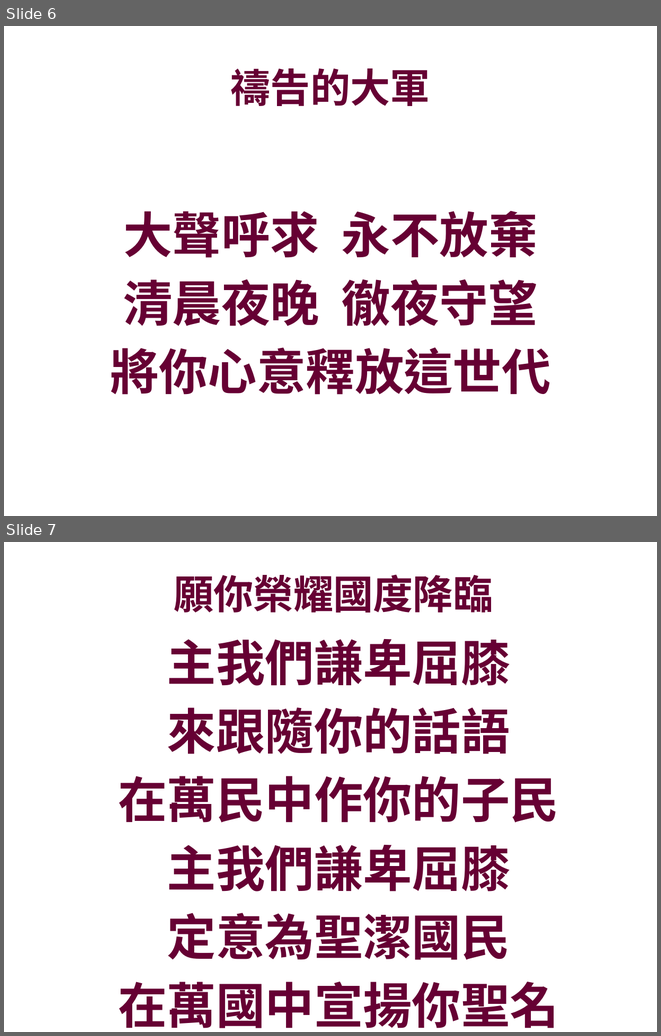
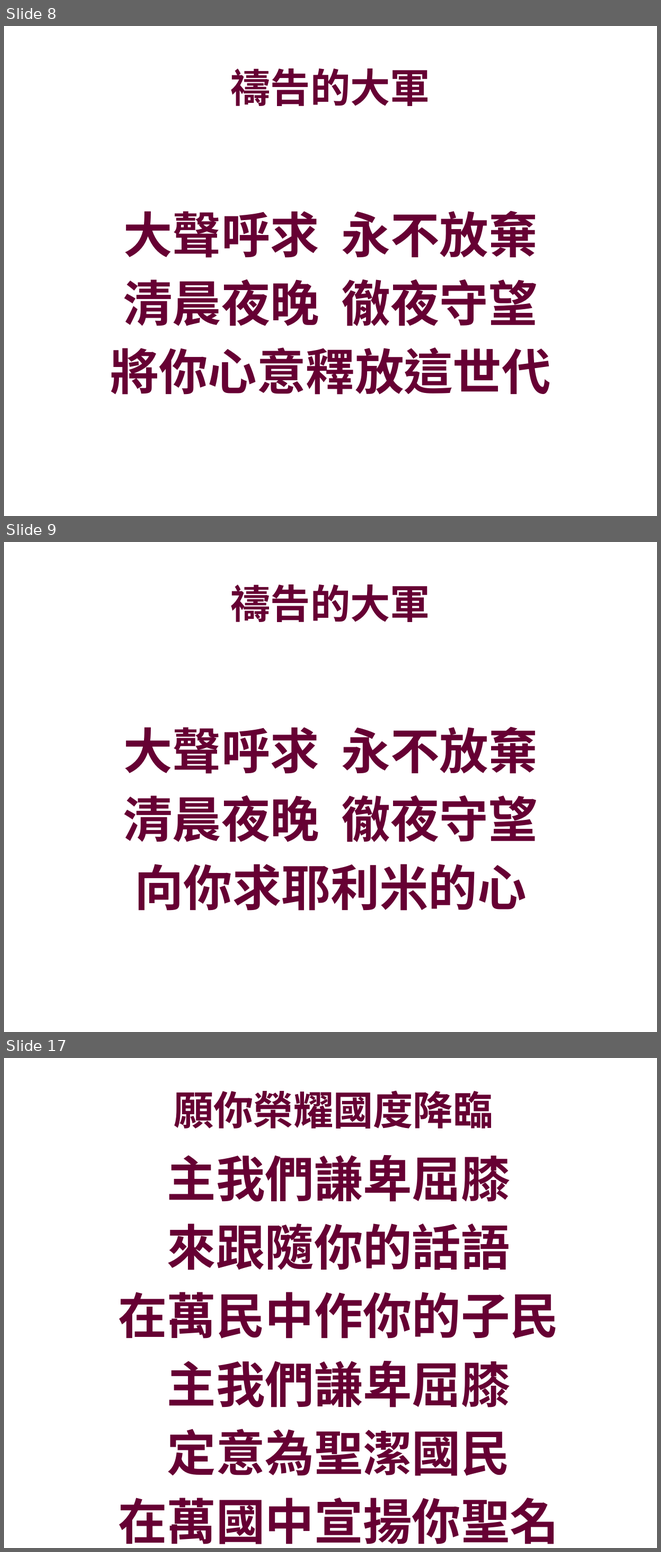
Before and after one commit to batisuoc/prayermeeting, a slide deck: 2019/5月/1605.pptx. Shown one above the other, each under a label of ours: slides 6 and 7 before the commit, slides 8, 9 and 17 after it; the slides between them are not shown. The pictures are 661x1036 and 661x1552 pixels, drawn with LibreOffice and Linux fonts; fonts in the diff are those of the drawing; background and template pictures are left out. Boxes give left, top, right and bottom in pixels: in the first picture for what was removed or moved away, otherwise in the second. Text is boxed around its words. In the diff, an @@ line names an element or a change of style, - is before the commit and + after.

```diff
--- a/2019/5月/1605.pptx
+++ b/2019/5月/1605.pptx
@@ slide 9 added at bbox=[4, 542, 657, 1032], background picture (left out) @@
@@ title added at bbox=[231, 584, 430, 622], 44 pt, text #660033, bold @@
+禱告的大軍
@@ text added at bbox=[123, 726, 538, 910], 54 pt, text #660033, bold @@
+大聲呼求 永不放棄
+清晨夜晚 徹夜守望
+向你求耶利米的心
@@ what was slide 6 is now slide 8 @@
@@ what was slide 7 is now slide 17 @@
```
Also in this commit, not shown: 11 other slides added, 4 other files.
